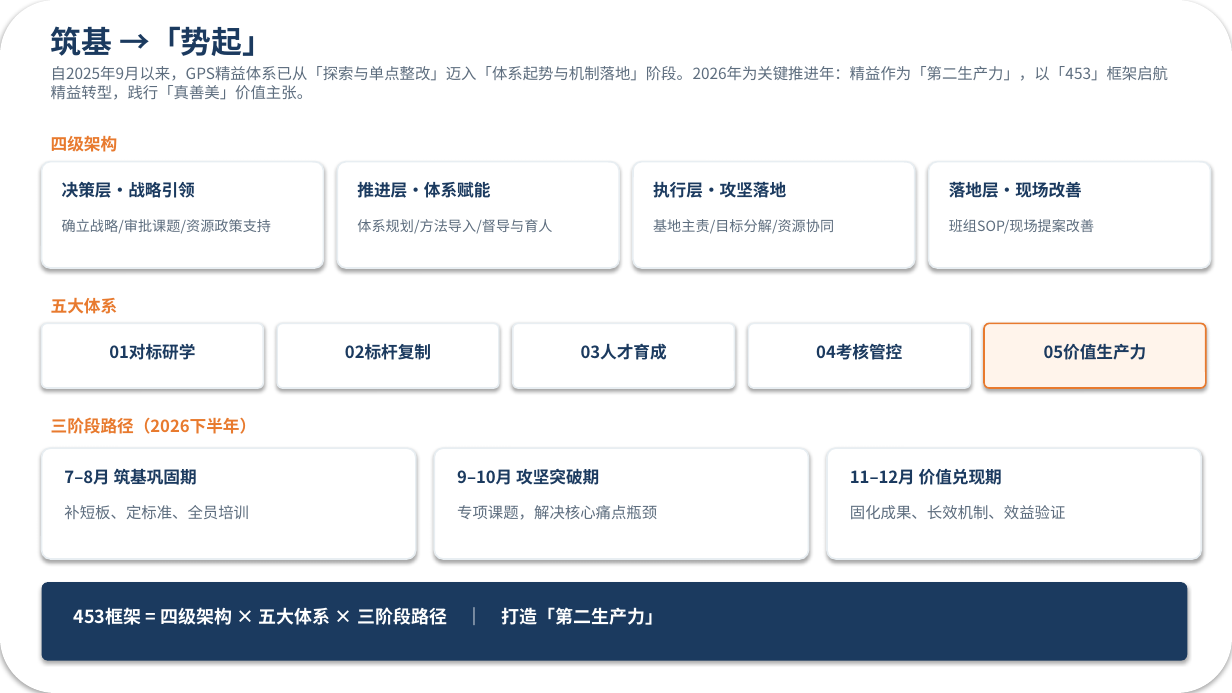
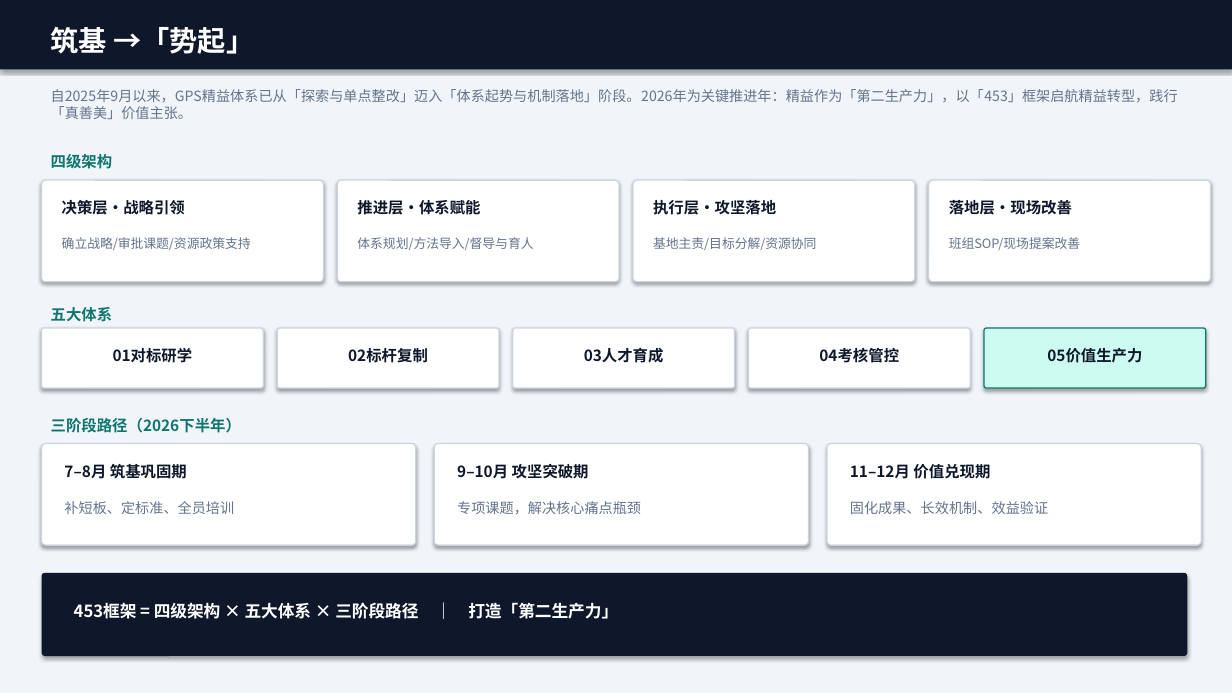
Before and after one commit to hifimanmini/ppt-agent, a slide deck: slide 2 of examples/gps-lean-xiangzong/output/GPS精益_筑基势起_向总汇报.pptx. Drawn at 1232x693 pixels with LibreOffice and Linux fonts; fonts in the diff are those of the drawing. Boxes give left, top, right and bottom in pixels: in the first picture for what was removed or moved away, otherwise in the second. Text is boxed around its words. In the diff, an @@ line names an element or a change of style, - is before the commit and + after.

```diff
--- a/examples/gps-lean-xiangzong/output/GPS精益_筑基势起_向总汇报.pptx
+++ b/examples/gps-lean-xiangzong/output/GPS精益_筑基势起_向总汇报.pptx
@@ rectangle at [0,0,1232,693]: rounded rectangle to rectangle; fill #FFFFFF to #F1F5F9 @@
@@ rectangle added at [0,0,1232,69], fill #0F172A @@
@@ text "筑基 →「势起」" at [51,27,254,54]: size 24 to 22 pt, text colour #1B3A5F to #FFFFFF @@
@@ size 12 to 11 pt, text colour #5D6D7E to #64748B in 4 elements at [457,501,641,514], [64,501,234,514], [850,501,1048,514], [51,89,1178,119] @@
@@ text "自2025年9月以来，GPS精益体系已从「探索与单点整改」迈入「体系起势与机制落地」阶段。2026年为关键推进年：精益作 ...": place and size @@
-text "自2025年9月以来，GPS精益体系已从「探索与单点整改」迈入「体系起势与机制落地」阶段。2026年为关键推进年：精益作 ..." at [51,66,1168,100]
+text "自2025年9月以来，GPS精益体系已从「探索与单点整改」迈入「体系起势与机制落地」阶段。2026年为关键推进年：精益作 ..." at [51,89,1178,119]
@@ size 13 to 12 pt, text colour #E87A2E to #0F766E in 3 elements at [51,418,241,433], [51,307,113,322], [51,154,113,169] @@
@@ text "四级架构": place and size @@
-text "四级架构" at [51,136,118,152]
+text "四级架构" at [51,154,113,169]
@@ outline #E8EEF2 1.25 pt to #CBD5E1 1 pt; proportions changed in 11 elements at [42,328,263,388], [277,328,499,388], [513,328,735,388], [749,328,970,388], [42,444,416,545], [434,444,809,545], [827,444,1202,545], [337,180,619,282], [633,180,915,282], [929,180,1211,282], [42,180,323,282] @@
@@ rounded rectangle: place and size @@
-rounded rectangle at [42,162,323,268]
+rounded rectangle at [42,180,323,282]
@@ rounded rectangle: place and size @@
-rounded rectangle at [337,162,619,268]
+rounded rectangle at [337,180,619,282]
@@ rounded rectangle: place and size @@
-rounded rectangle at [633,162,915,268]
+rounded rectangle at [633,180,915,282]
@@ rounded rectangle: place and size @@
-rounded rectangle at [929,162,1211,268]
+rounded rectangle at [929,180,1211,282]
@@ size 13 to 12 pt, text colour #1B3A5F to #0F172A in 12 elements at [64,461,187,481], [457,464,589,479], [850,464,990,479], [113,348,193,363], [348,348,428,363], [584,348,664,363], [819,348,899,363], [1047,348,1142,363], [62,200,185,215], [357,200,480,215], [653,200,776,215], [949,200,1072,215] @@
@@ 4 texts: place and size @@
-4 texts at [62,181,1082,198]
+4 texts at [62,200,1072,215]
@@ text "确立战略/审批课题/资源政策支持": place and size @@
-text "确立战略/审批课题/资源政策支持" at [62,219,271,234]
+text "确立战略/审批课题/资源政策支持" at [62,237,251,250]
@@ text "体系规划/方法导入/督导与育人": place and size @@
-text "体系规划/方法导入/督导与育人" at [357,219,552,234]
+text "体系规划/方法导入/督导与育人" at [357,237,533,250]
@@ text "基地主责/目标分解/资源协同": place and size @@
-text "基地主责/目标分解/资源协同" at [653,219,834,234]
+text "基地主责/目标分解/资源协同" at [653,237,816,250]
@@ size 11 to 10 pt, text colour #5D6D7E to #64748B in 4 elements at [62,237,251,250], [357,237,533,250], [653,237,816,250], [949,237,1080,250] @@
@@ text "班组SOP/现场提案改善": place and size @@
-text "班组SOP/现场提案改善" at [949,219,1094,234]
+text "班组SOP/现场提案改善" at [949,237,1080,250]
@@ text "五大体系": place and size @@
-text "五大体系" at [51,298,118,314]
+text "五大体系" at [51,307,113,322]
@@ rounded rectangle: place and size @@
-rounded rectangle at [42,323,263,388]
+rounded rectangle at [42,328,263,388]
@@ rounded rectangle: place and size @@
-rounded rectangle at [277,323,499,388]
+rounded rectangle at [277,328,499,388]
@@ rounded rectangle: place and size @@
-rounded rectangle at [513,323,735,388]
+rounded rectangle at [513,328,735,388]
@@ rounded rectangle: place and size @@
-rounded rectangle at [749,323,970,388]
+rounded rectangle at [749,328,970,388]
@@ rounded rectangle: place and size @@
-rounded rectangle at [984,323,1206,388]
+rounded rectangle at [984,328,1206,388]
@@ rounded rectangle at [984,328,1206,388]: fill #FFF4EB to #CCFBF1; outline #E87A2E 1.25 pt to #0F766E 1 pt; proportions changed @@
@@ rounded rectangle: place and size @@
-rounded rectangle at [42,448,416,559]
+rounded rectangle at [42,444,416,545]
@@ rounded rectangle: place and size @@
-rounded rectangle at [434,448,809,559]
+rounded rectangle at [434,444,809,545]
@@ rounded rectangle: place and size @@
-rounded rectangle at [827,448,1202,559]
+rounded rectangle at [827,444,1202,545]
@@ rounded rectangle: place and size @@
-rounded rectangle at [42,582,1188,661]
+rounded rectangle at [42,573,1188,656]
@@ rounded rectangle at [42,573,1188,656]: fill #1B3A5F to #0F172A; proportions changed @@
@@ text "453框架 = 四级架构 × 五大体系 ..." at [74,602,618,619]: size 14 to 13 pt @@
```
Also in this commit, not shown: 5 other slides changed, 16 other files.
